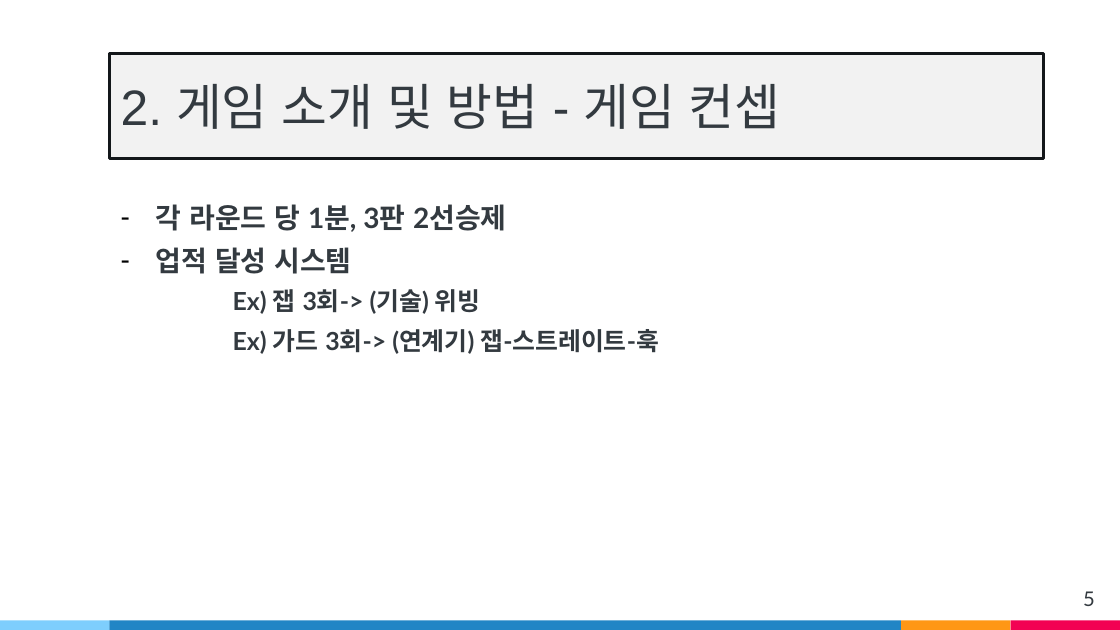
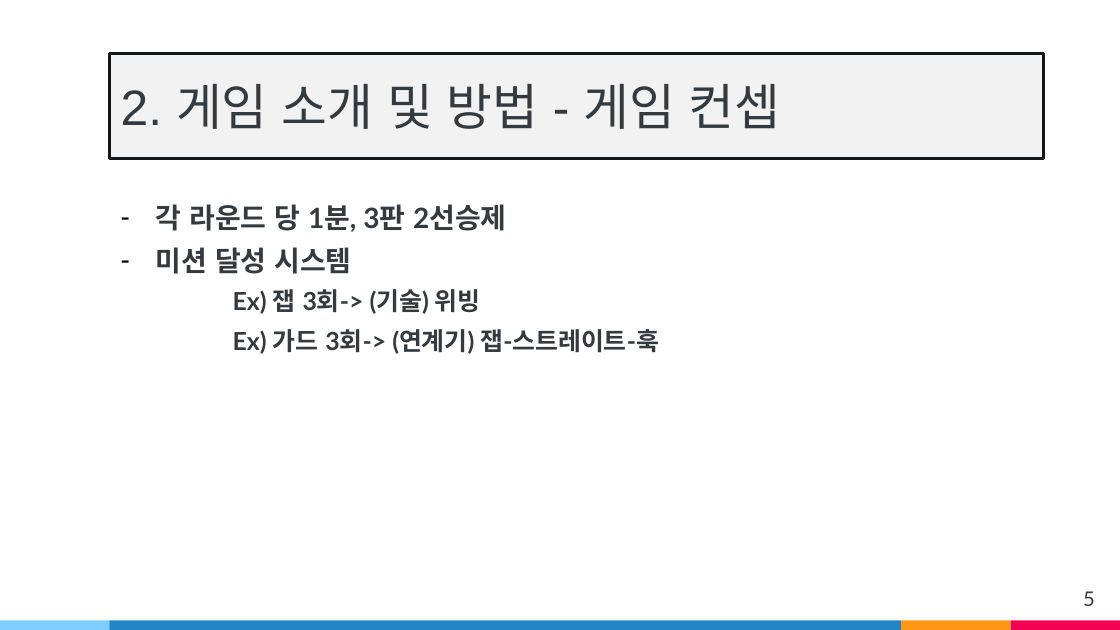
Before and after one commit to wsj2681/Anger_Control_Disoder, a slide deck: slide 5 of v11.pptx. Drawn at 1120x630 pixels with LibreOffice and Linux fonts; fonts in the diff are those of the drawing. Boxes give left, top, right and bottom in pixels: in the first picture for what was removed or moved away, otherwise in the second. Text is boxed around its words. In the diff, an @@ line names an element or a change of style, - is before the commit and + after.

```diff
--- a/v11.pptx
+++ b/v11.pptx
@@ text at bbox=[156, 247, 351, 274]: text changed @@
-– 업적 달성 시스템
+– 미션 달성 시스템
```
Also in this commit, not shown: 5 other slides changed.
